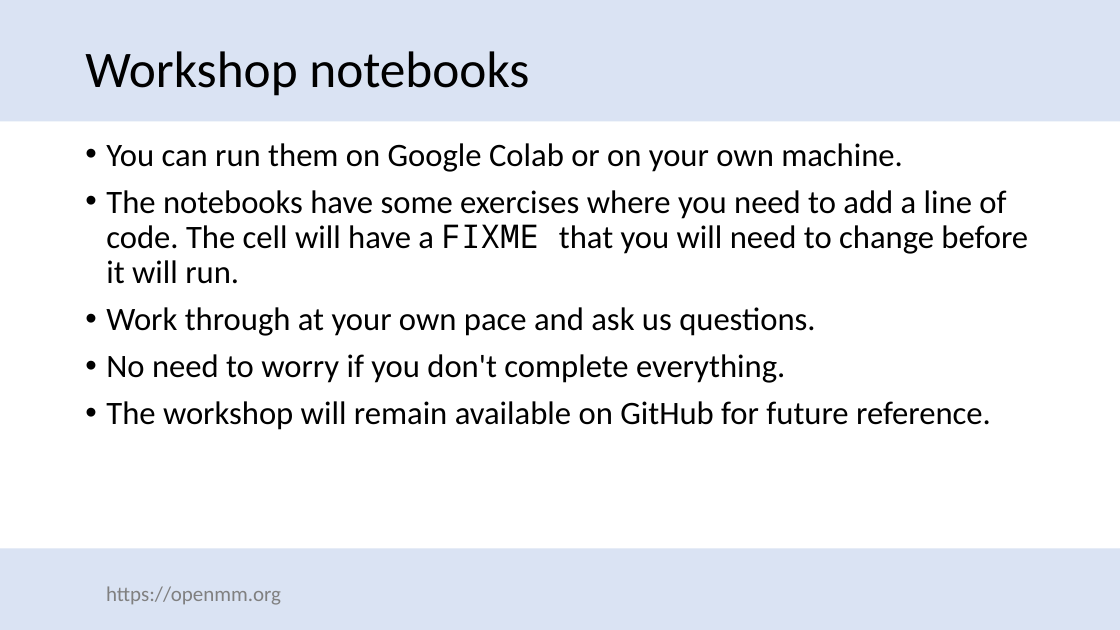
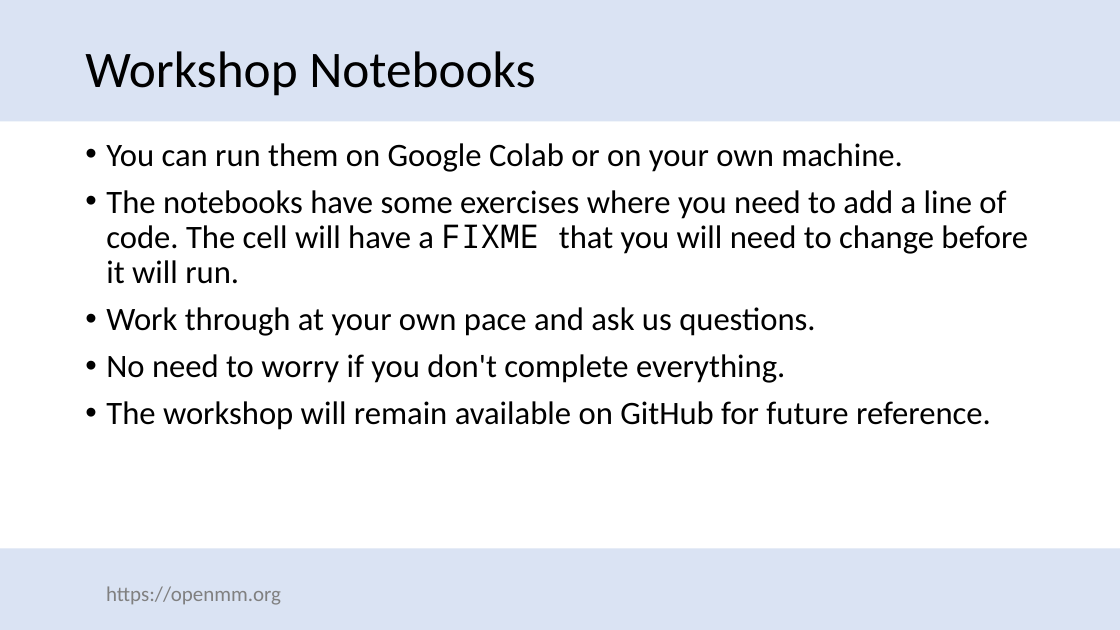
Before and after one commit to openmm/openmm_workshops, a slide deck: slide 7 of slides/intro-2024.pptx. Drawn at 1120x630 pixels with LibreOffice and Linux fonts; fonts in the diff are those of the drawing; background and template pictures are left out. Boxes give left, top, right and bottom in pixels: in the first picture for what was removed or moved away, otherwise in the second. Text is boxed around its words. In the diff, an @@ line names an element or a change of style, - is before the commit and + after.

```diff
--- a/slides/intro-2024.pptx
+++ b/slides/intro-2024.pptx
@@ title at (85, 51, 535, 96): text changed @@
-Workshop notebooks
+Workshop Notebooks
```
Also in this commit, not shown: 7 other slides changed, 1 other file.
